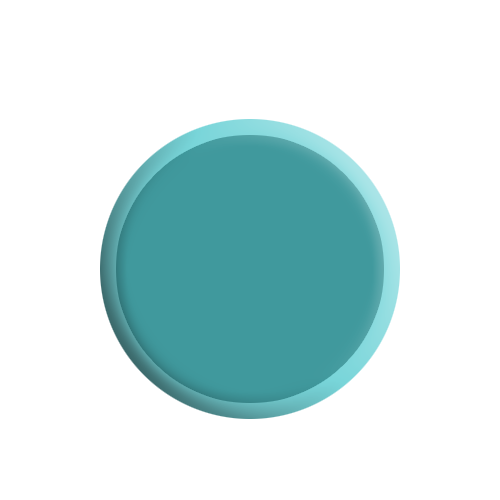
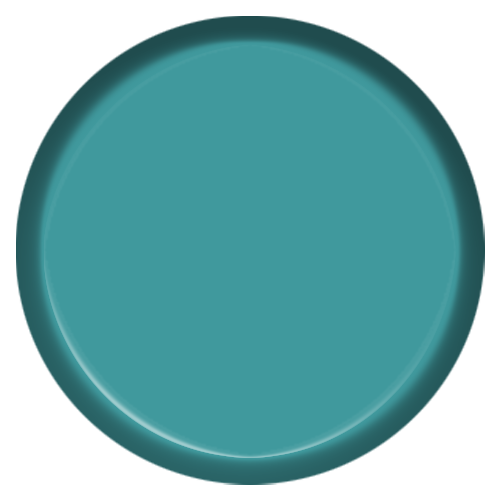
Two versions of the same layered image (500px x 500px). Layer-by-layer changes:
painted on "Слой 3" over [16, 16, 485, 485]
